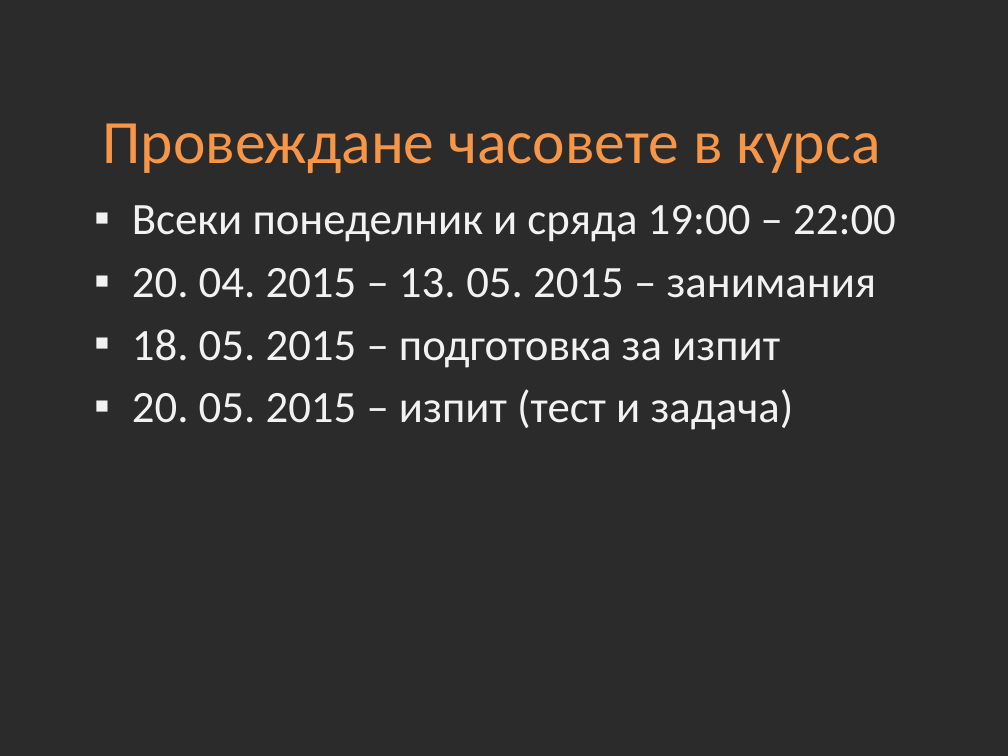
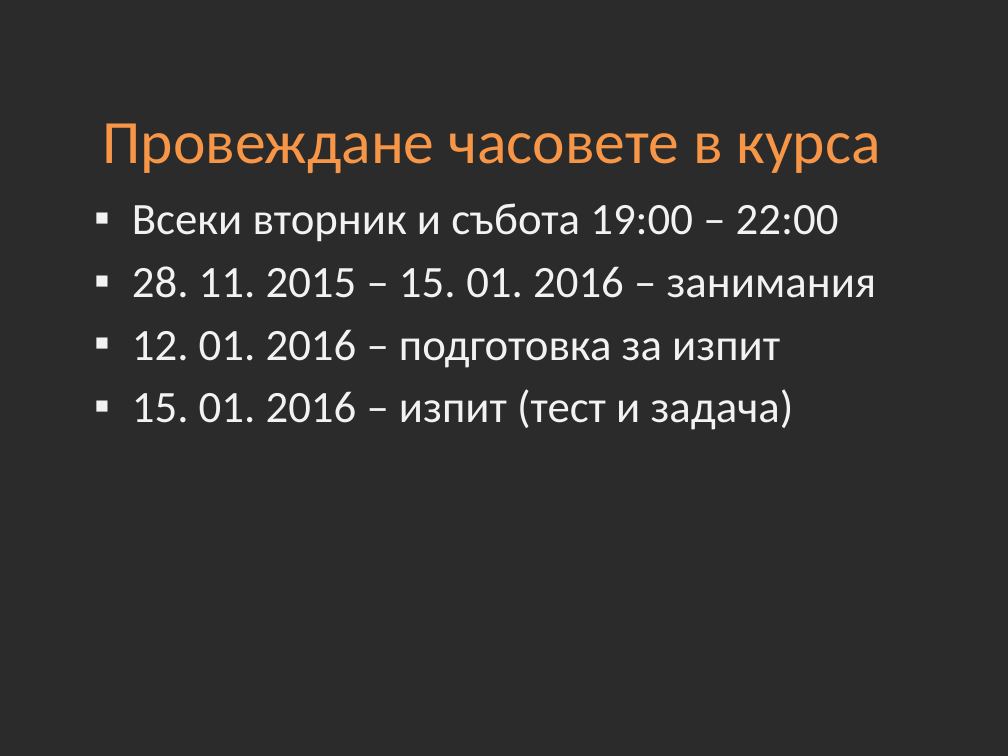
Before and after one commit to Academy-Soft-Intellect/Introduction-Into-Programming-Online, a slide deck: slide 3 of 01-Introduction-into-Course.pptx. Drawn at 1008x756 pixels with LibreOffice and Linux fonts; fonts in the diff are those of the drawing; background and template pictures are left out; a plain dark background stands for a picture behind light text. Boxes give left, top, right and bottom in pixels: in the first picture for what was removed or moved away, otherwise in the second. Text is boxed around its words. In the diff, an @@ line names an element or a change of style, - is before the commit and + after.

Commit message:
Update

```diff
--- a/01-Introduction-into-Course.pptx
+++ b/01-Introduction-into-Course.pptx
@@ text at (132, 203, 877, 430): text changed @@
-▪ Всеки понеделник и сряда 19:00 – 22:00
-▪ 20. 04. 2015 – 13. 05. 2015 – занимания
-▪ 18. 05. 2015 – подготовка за изпит
-▪ 20. 05. 2015 – изпит (тест и задача)
+▪ Всеки вторник и събота 19:00 – 22:00
+▪ 28. 11. 2015 – 15. 01. 2016 – занимания
+▪ 12. 01. 2016 – подготовка за изпит
+▪ 15. 01. 2016 – изпит (тест и задача)
```
